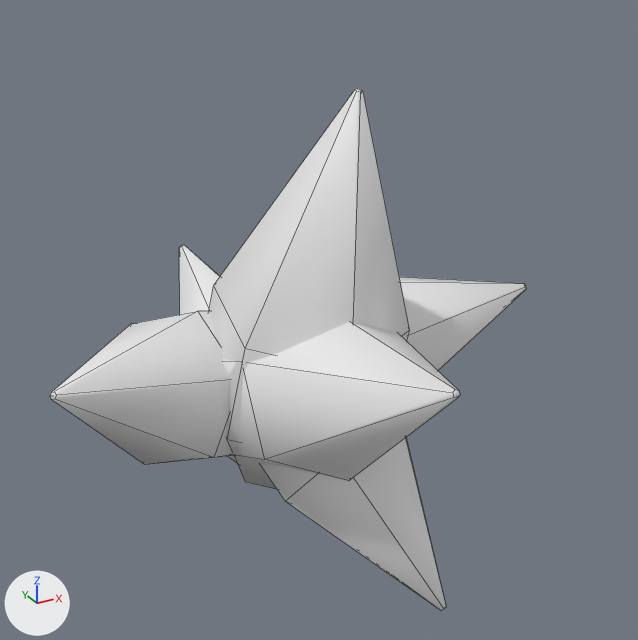
Renders of the FBX model Assets/RunRunSimulator/Resources/Models/MoriMochi/Parts/Blobim/BlobimPart_Cristal.fbx from each side of a commit.
Both versions are drawn from a 50 mm lens placed at (-0.132, -0.361, 0.344), pointed at (-0.003, -0.126, 0.227). Arrows for +X, +Y and +Z are at lower left; the lights stay in place. The picture after the commit comes second. Mesh edges are drawn as thin lines. Where no turn or scale is listed for an object, it has been applied to the vertices.

Script lines for the objects in view, before the commit:
```python
me_horn_cristal_001 = bpy.data.meshes.new('Horn_Cristal.001')
me_horn_cristal_001.from_pydata(...)  # 144 vertices, 120 faces; spans x -0.09..0.09, y -0.196..-0.044, z 0.125..0.302
ob_horn_cristal = bpy.data.objects.new('Horn_Cristal', me_horn_cristal_001)
ob_horn_cristal.location = (0.0, 0.0, 0.0)
```
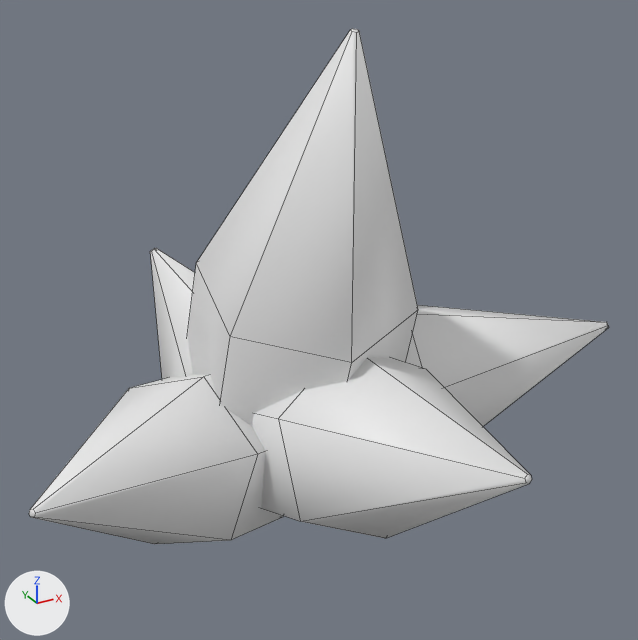
The change in detail:
me_horn_cristal_001 is used by ob_horn_cristal; location (0.0, 0.0, 0.0).
me_horn_cristal_001 had 144 vertices, 120 faces and spanned x -0.09..0.09, y -0.196..-0.044, z 0.125..0.302.
me_horn_cristal_001 now has 144 vertices, 120 faces and spans x -0.105..0.114, y -0.219..-0.055, z 0.139..0.32.
me_horn_cristal_001 part 1: the loose piece of 24 vertices spanning x -0.033..0.034, y -0.145..-0.065, z 0.149..0.302 is multiplied about its middle by the matrix ((1.099, 0.015, -0.053), (-0.018, 1.099, -0.045), (0.052, 0.046, 1.098)), then moved by (-0.005, -0.005, 0.011).
me_horn_cristal_001 part 2: the loose piece of 24 vertices spanning x -0.031..0.029, y -0.196..-0.058, z 0.156..0.232 is multiplied about its middle by the matrix ((1.029, -0.043, 0.004), (0.043, 1.027, -0.065), (-0.001, 0.065, 1.028)), then moved by (0.003, -0.019, -0.012).
me_horn_cristal_001 part 3: the loose piece of 24 vertices spanning x -0.09..0.009, y -0.121..-0.052, z 0.157..0.223 is multiplied about its middle by the matrix ((-0.55, -0.495, -0.61), (0.537, -0.78, 0.148), (-0.573, -0.257, 0.725)), then moved by (0.061, -0.006, 0.007).
me_horn_cristal_001 part 4: the loose piece of 24 vertices spanning x -0.034..0.02, y -0.102..-0.044, z 0.147..0.232 is multiplied about its middle by the matrix ((0.866, -0.497, 0.049), (0.499, 0.866, -0.039), (-0.023, 0.058, 0.998)), then moved by (-0.007, -0.007, 0.005).
me_horn_cristal_001 part 5: 48 of 144 vertices moved; they spanned x -0.023..0.09, y -0.168..-0.052, z 0.125..0.224 and now span x -0.105..0.114, y -0.15..-0.067, z 0.139..0.216; mean shift (-0.023, -0.007, 0.001); largest move (0.09, -0.122, 0.219) -> (-0.105, -0.15, 0.199).

Pixel boxes [x1, y1, x2, y2] of what changed, in the pictures (638 x 640 px; the box of a moved part takes in the faces that stretch with it):
'Horn_Cristal', reshaped (22% wider): before [50, 89, 526, 611]; after [29, 29, 609, 544]
part 1 of me_horn_cristal_001, moved or reshaped: before [208, 89, 410, 489]; after [187, 29, 418, 426]
part 2 of me_horn_cristal_001, moved or reshaped: before [222, 322, 460, 481]; after [252, 357, 532, 539]
part 3 of me_horn_cristal_001, moved or reshaped (not visible afterwards): before [50, 311, 234, 465]
part 4 of me_horn_cristal_001, moved or reshaped: before [179, 245, 237, 463]; after [150, 248, 195, 379]
part 5 of me_horn_cristal_001, moved or reshaped: before [261, 277, 526, 611]; after [29, 305, 609, 544]
